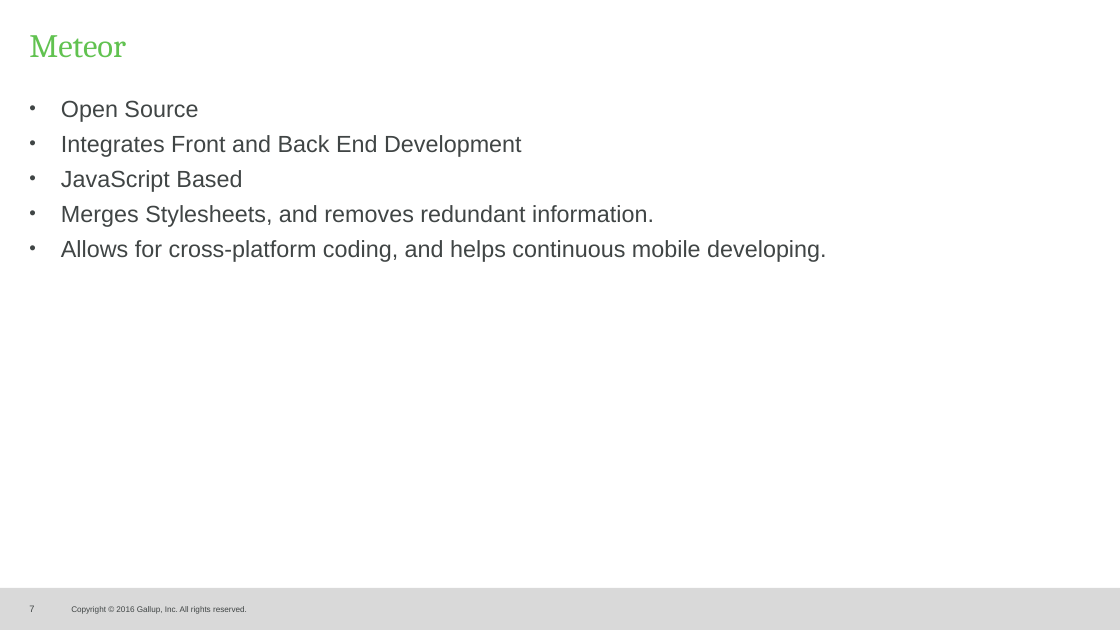
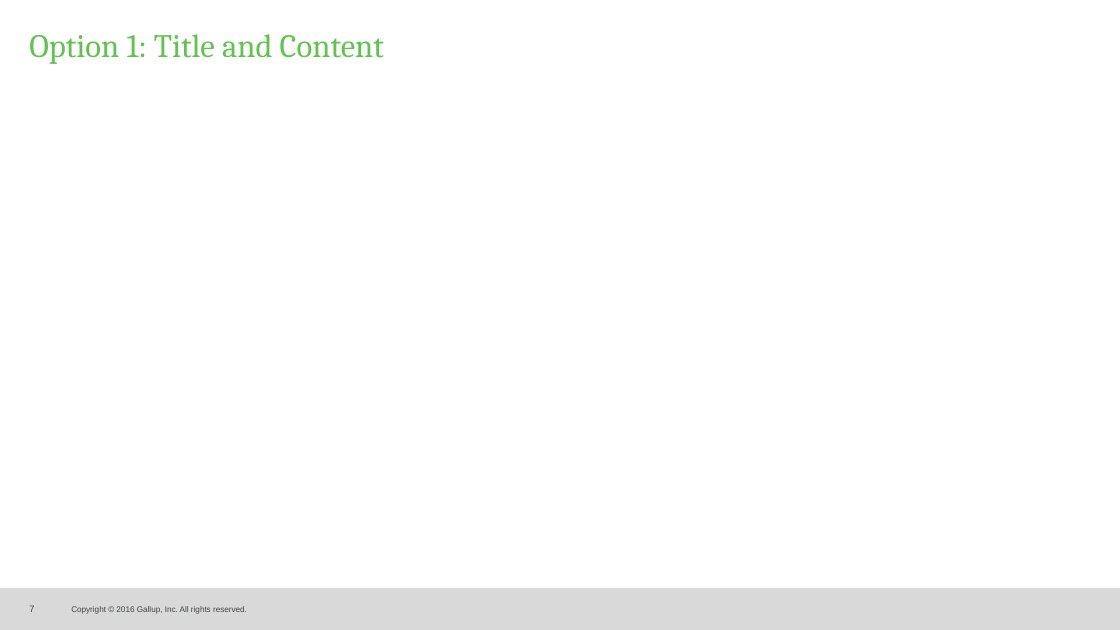
Before and after one commit to GETHIP/Managr, a slide deck: slide 7 of FinalPresentation.pptx. Drawn at 1120x630 pixels with LibreOffice and Linux fonts; fonts in the diff are those of the drawing; background and template pictures are left out. Boxes give left, top, right and bottom in pixels: in the first picture for what was removed or moved away, otherwise in the second. Text is boxed around its words. In the diff, an @@ line names an element or a change of style, - is before the commit and + after.

```diff
--- a/FinalPresentation.pptx
+++ b/FinalPresentation.pptx
@@ title at <box>29,34,384,64</box>: text changed @@
-Meteor
+Option 1: Title and Content
@@ text removed at <box>61,100,826,262</box> @@
-• Open Source
-• Integrates Front and Back End Development
-• JavaScript Based
-• Merges Stylesheets, and removes redundant information.
-• Allows for cross-platform coding, and helps continuous mobile developing.
```
Also in this commit, not shown: 2 slides removed, 34 other files.
